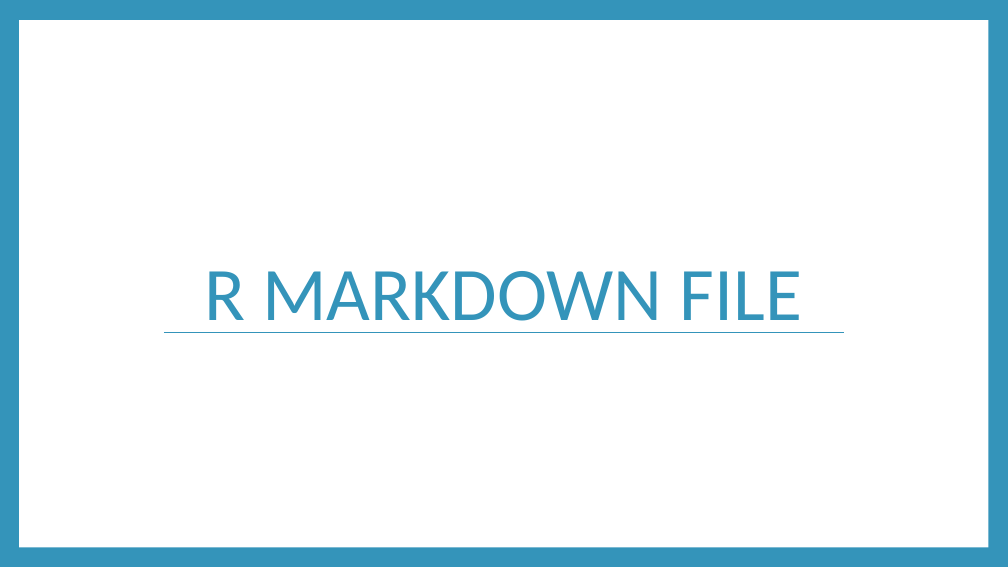
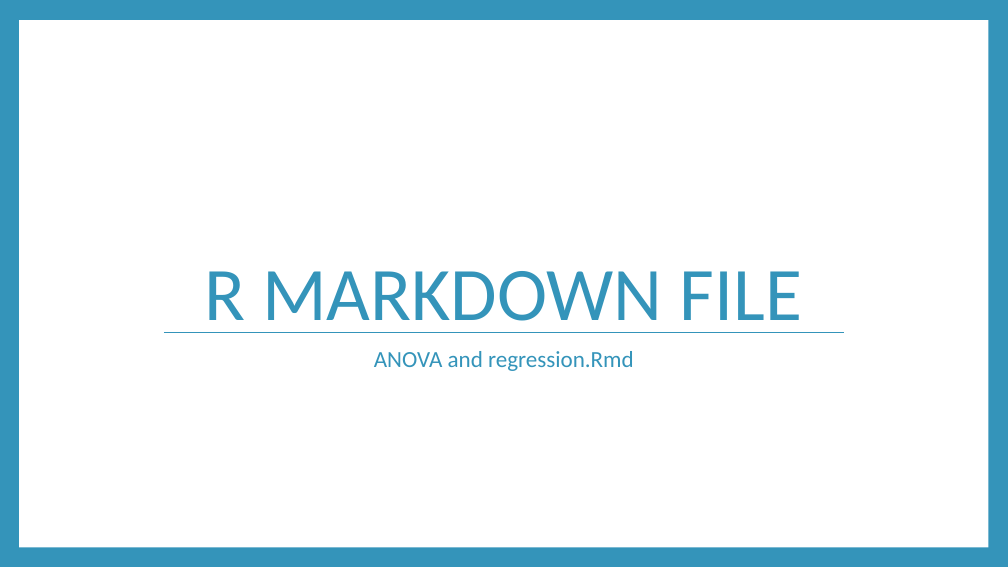
Before and after one commit to RandiLGarcia/datic-intro-to-r, a slide deck: slide 8 of docs/Day 2 Slides.pptx (slide 7 before the commit). Drawn at 1008x567 pixels with LibreOffice and Linux fonts; fonts in the diff are those of the drawing. Boxes give left, top, right and bottom in pixels: in the first picture for what was removed or moved away, otherwise in the second. Text is boxed around its words. In the diff, an @@ line names an element or a change of style, - is before the commit and + after.

```diff
--- a/docs/Day 2 Slides.pptx
+++ b/docs/Day 2 Slides.pptx
@@ text added at [374, 351, 634, 371], 22 pt, text #3494BA @@
+ANOVA and regression.Rmd
```
Also in this commit, not shown: 9 other slides changed, 9 slides added, 1 slide removed, 58 other files.
